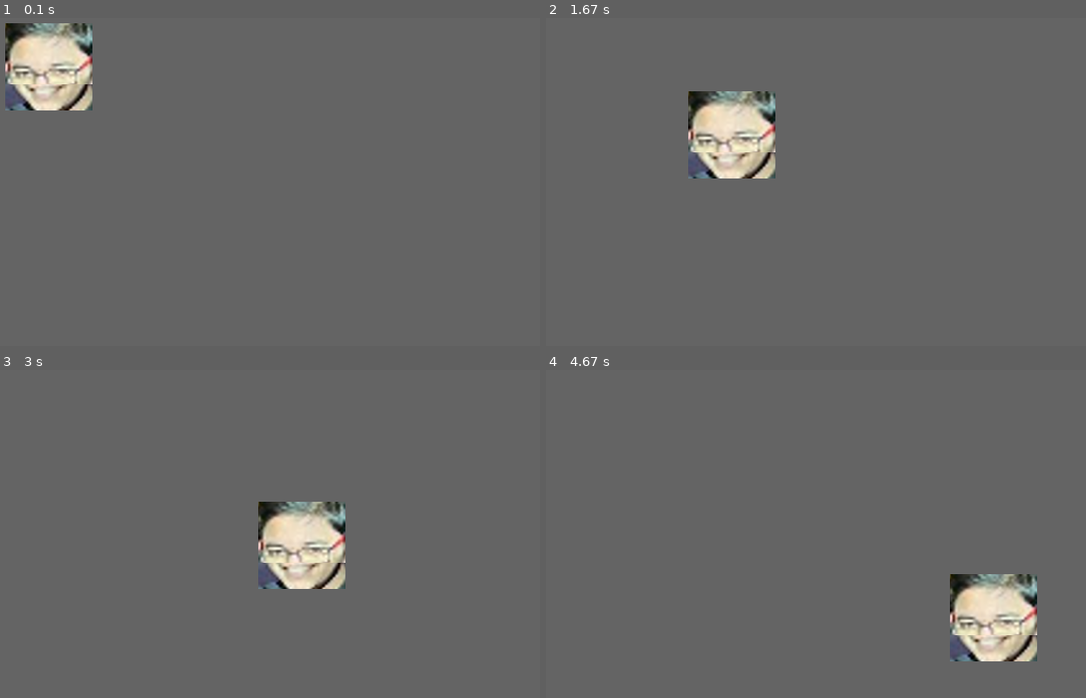
Above: before the commit, frames 1-4 (two rows, left to right).
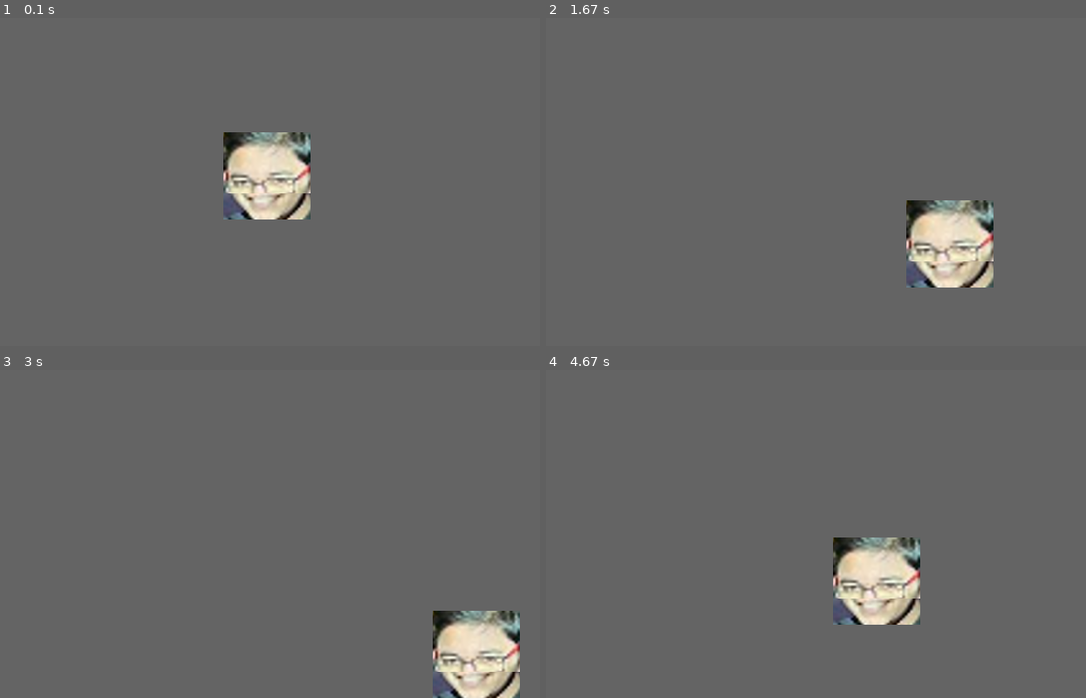
Above: after the commit, the same moments.

Repository: Fizzchimp/PyGame-Test
Game: pygame game, started from main.py
Two runs of this game, one before a commit and one after it. Both use one fixed random seed, a clock stepped at 60 frames per second and the inputs below.
Inputs:
- Up to frame 1 (0.1 s): no input
- Up to frame 2 (1.67 s): no input
- Up to frame 3 (3 s): no input
- Up to frame 4 (4.67 s): no input

The runs differ from the first frame. In frame 1, 7.9% of the frame differs, in the area x 0-58%, y 1-62%; in frame 2, 7.9%; in frame 3, 7.9%; in frame 4, 7.9%.

Commit message:
Image added

Diff:
--- a/main.py
+++ b/main.py
@@ -8,7 +8,7 @@
         self.running = True
 
         self.screenDims = (WIDTH, HEIGHT)
-        self.pos = [125, 125]
+        self.pos = [WIDTH / 2, HEIGHT / 2]
         self.momtm = [1, 0.5]
 
         # self.box = pygame.Rect(self.x, self.y, 100, 100)
